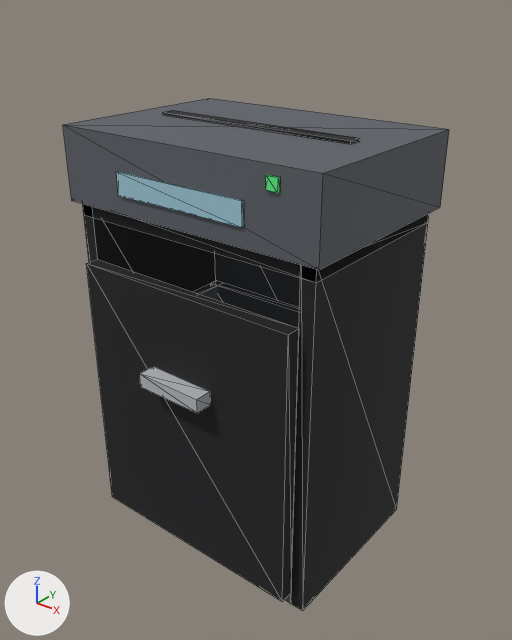
The glTF model site/models/GO_Shredder_01.glb: old version first, new version second.
Rendered twice from a 50 mm lens placed at (0.573, -0.71, 0.771), pointed at (0.016, -0.014, 0.34). The axes (+X, +Y, +Z) are drawn at lower left. The lights are the same throughout. The picture after the commit comes second. Mesh edges are drawn as thin lines. Where no turn or scale is listed for an object, it has been applied to the vertices. Vertices at exactly the same position are counted once.

The first picture shows 'Bin', 'GO_Shredder_01'.
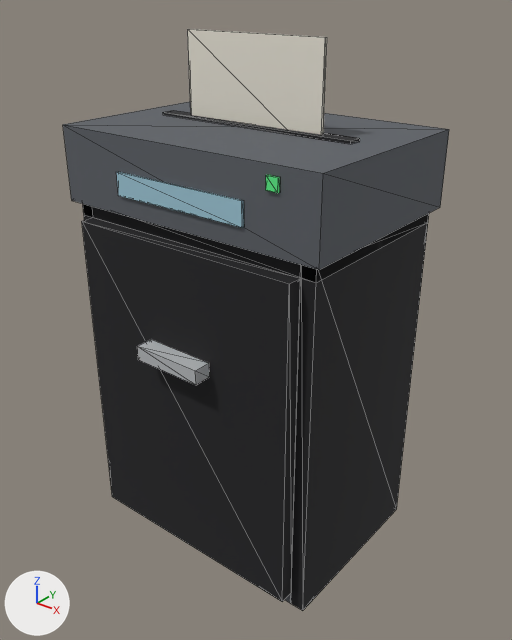
Where the newer file only moved an object's origin or applied its transform, the numbers keep the older frame.

Location of each change, [x1, y1, x2, y2] in pixels of the pictures (512 x 640 px; the box of a moved part takes in the faces that stretch with it):
'GO_Shredder_01', reshaped (13% taller)
    before: [63, 98, 449, 611]
    after: [63, 29, 449, 611]
'Bin', reshaped (12% taller)
    before: [86, 259, 300, 602]
    after: [82, 217, 301, 602]
part 1 of me_go_shredder_01, added
    after: [188, 29, 327, 135]
part 2 of me_bin, moved or reshaped
    before: [140, 367, 210, 413]
    after: [137, 339, 209, 385]
part 3 of me_bin, moved or reshaped
    before: [86, 259, 300, 598]
    after: [82, 217, 301, 598]

The edits, one by one:
me_go_shredder_01 is used by ob_go_shredder_01; location (0.0, 0.0, 0.0).
me_go_shredder_01 had 60 vertices, 108 faces and spanned x -0.2..0.2, y -0.143..0.14, z 0.0..0.603.
me_go_shredder_01 now has 68 vertices, 120 faces and spans x -0.2..0.2, y -0.143..0.14, z 0.0..0.71.
me_go_shredder_01 part 1: a new loose piece, a box spanning x -0.105..0.105, y -0.002..0.002, z 0.57..0.71, in mat_globalpalette (picture img_globalpalette).
me_bin is used by ob_bin; location (0.0, -0.13, 0.22).
me_bin had 44 vertices, 72 faces and spanned x -0.17..0.17, y -0.045..0.21, z -0.2..0.2.
me_bin now has 44 vertices, 72 faces and spans x -0.17..0.17, y -0.045..0.21, z -0.2..0.26.
me_bin part 2: the loose piece of 8 vertices spanning x -0.051..0.051, y -0.045..-0.02, z 0.062..0.082 is moved by (0.0, 0.0, 0.041).
me_bin part 3: all 14 vertices in x -0.17..0.17, y -0.02..0.21, z 0.108..0.2 are scaled about their middle by (1, 1, 1.18), then moved by (0.0, 0.0, 0.052).
